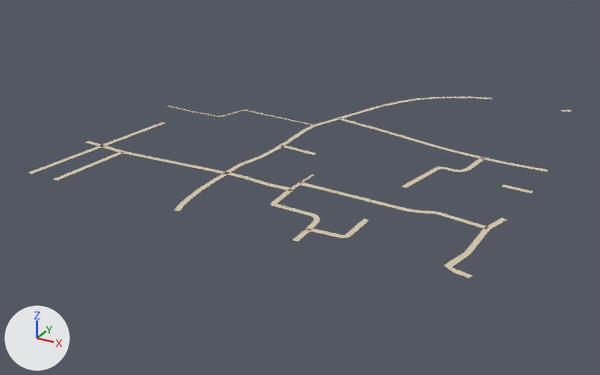
Renders of the glTF model public/assets/bengaluru-region-v1/tiles/t40_6-l0.glb from each side of a commit.
Both versions are drawn from a 50 mm lens placed at (20667.0, 2415.0, 348.0), pointed at (20228.0, 3213.0, -51.0). Lighting does not change. The marker at lower left points along +X, +Y and +Z. The first picture is the older version.

Names of what the first picture shows: 'ground'.
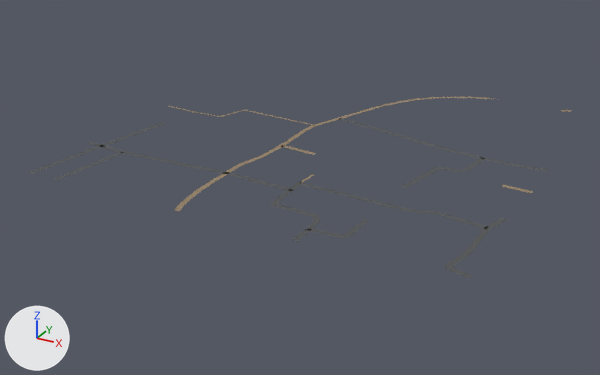
Where the change shows, as pixel boxes (x1, y1, x2, y2) in the pictures (600 x 375 px; the box of a moved part takes in the faces that stretch with it):
part 1 of me_ground, moved or reshaped
    before: (174, 162, 548, 278)
    after: (175, 162, 548, 278)
part 2 of me_ground, moved or reshaped
    both: (28, 106, 192, 180)
part 3 of me_ground, recoloured
    both: (79, 97, 569, 277)

What changed in the scene script:
```text
Change me_ground:
    used by ob_ground; location = (20000.0, 3000.0, 0.0)
    remove me_ground.from_pydata(...)  # 276 vertices, 244 faces; spans x 0.0..501.0, y -1.0..503.0, z 1.0
    add me_ground.from_pydata(...)  # 287 vertices, 253 faces; spans x 0.0..500.0, y 0.0..500.0, z 1.0
    me_ground part 1
    4 vertices are removed from x 211.0..501.0, y 1.0..227.0, z 1.0
    12 faces are deleted
    11 vertices move from x 205.0..499.0, y -1.0..279.0, z 1.0 to x 205.0..500.0, y 0.0..279.0, z 1.0
    8 vertices are added at x 210.0..500.0, y 0.0..227.0, z 1.0
    16 new faces join them
    me_ground part 2
    4 vertices are removed from x 14.0..52.0, y 0.0..34.0, z 1.0
    8 faces are deleted
    8 vertices move from x 18.0..59.0, y 32.0..260.0, z 1.0 to x 14.0..59.0, y 38.0..261.0, z 1.0
    9 vertices are added at x 0.0..53.0, y 0.0..205.0, z 1.0
    11 new faces join them
    me_ground part 3: 222 kept faces spanning x 0.0..500.0, y 0.0..500.0, z 1.0 get new vertex colours
    other edits to the shape of me_ground do not show in these pictures
```
